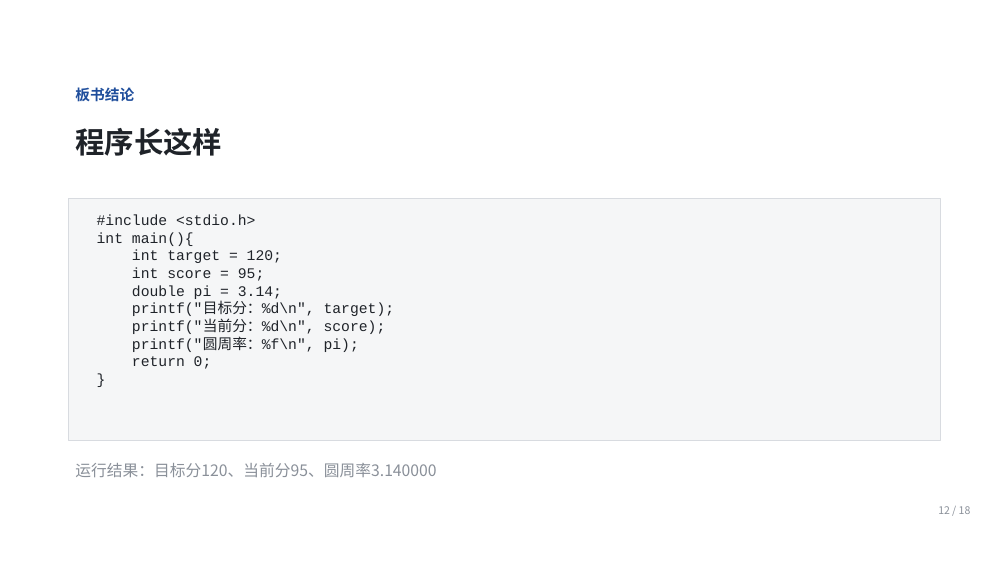
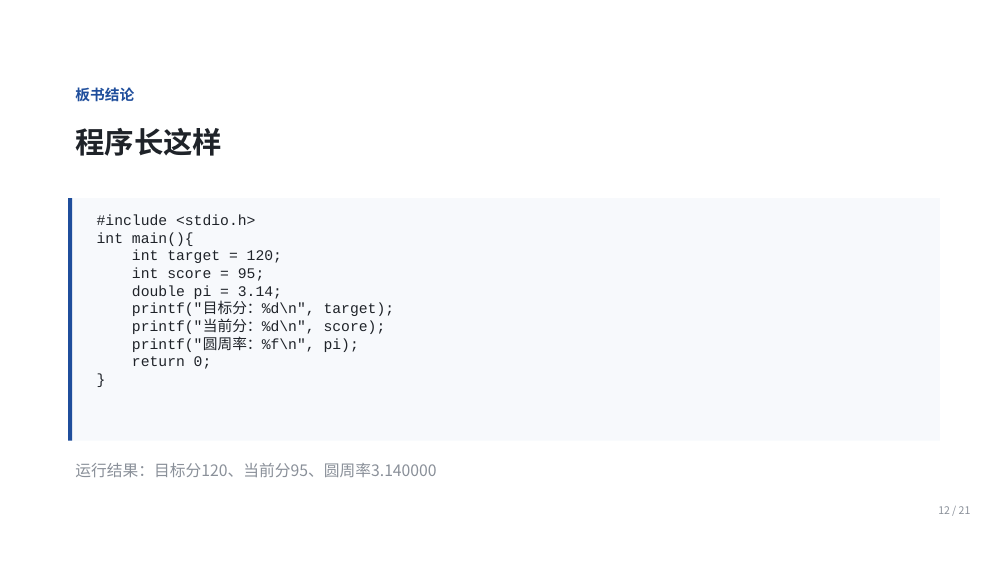
Before and after one commit to Ctrl1CandV/SpecialtyCourses, a slide deck: slide 12 of 课件/C1/C1-A-02/C1-A-02.pptx. Drawn at 1008x567 pixels with LibreOffice and Linux fonts; fonts in the diff are those of the drawing; background and template pictures are left out. Boxes give left, top, right and bottom in pixels: in the first picture for what was removed or moved away, otherwise in the second. Text is boxed around its words. In the diff, an @@ line names an element or a change of style, - is before the commit and + after.

```diff
--- a/课件/C1/C1-A-02/C1-A-02.pptx
+++ b/课件/C1/C1-A-02/C1-A-02.pptx
@@ rectangle at (68,198,940,441): fill #F5F6F7 to #F7F9FC; outline #D8DBE0 0.75 pt to none @@
@@ rectangle added at (68,198,73,441), fill #1F4E9C @@
@@ text at (938,506,971,514): text changed @@
-12 / 18
+12 / 21
```
Also in this commit, not shown: 17 other slides changed, 3 slides added, 14 other files.
